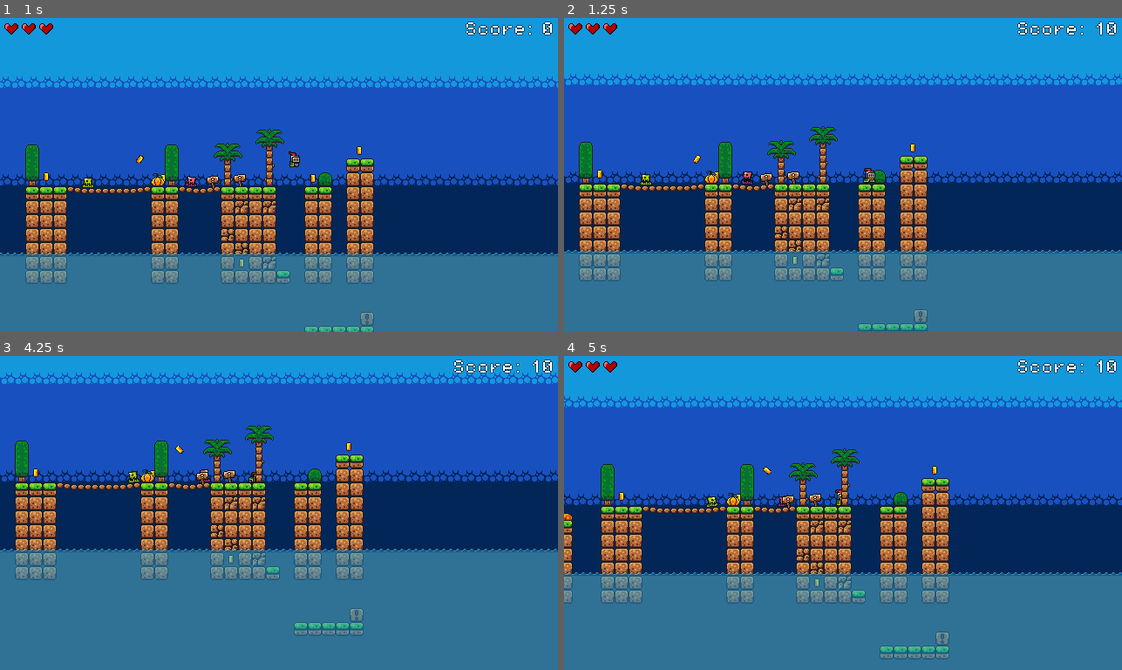
Above: before the commit, frames 1-4 (two rows, left to right).
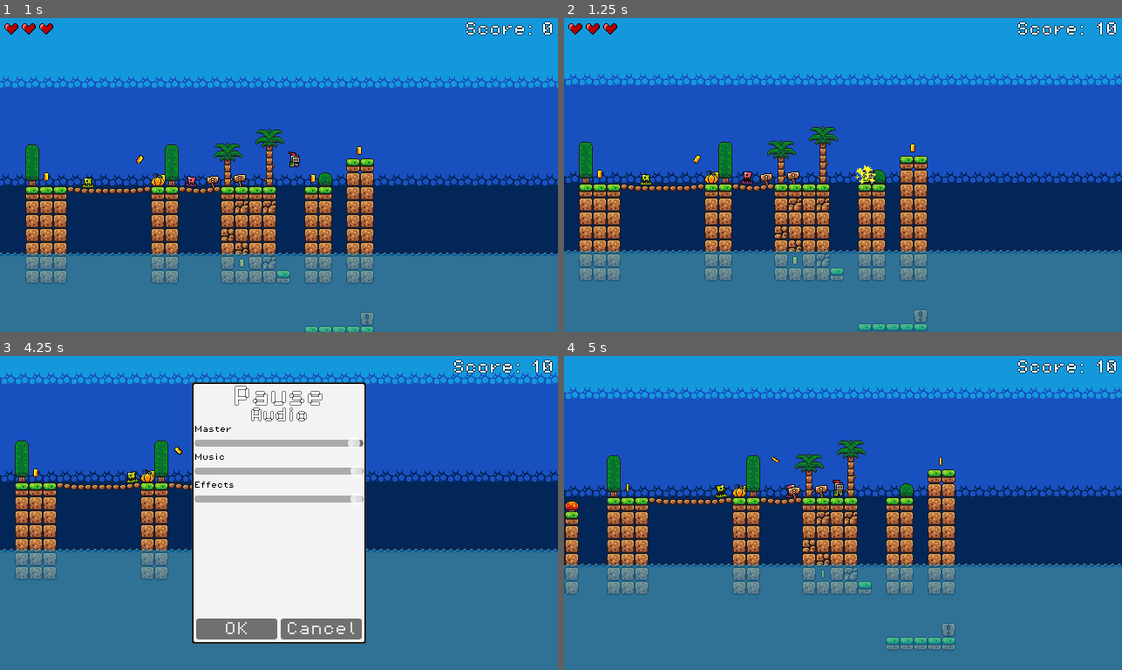
Above: after the commit, the same moments.

Repository: samikojo-tuni/Platformer2D-2026-GDScript
Game: Godot game, scene res://Scenes/Levels/level1.tscn
Same seed, same stepped clock (60 frames per second), same inputs: the game is played once before the commit and once after it. Sound files missing from this copy of the repository are replaced by a short silence.
Inputs (mouse positions are in pixels of both pictures, inside the frame that each line leads up to):
- Up to frame 1 (1 s): hold D (MoveRight) from 0.53 s (still down); tap Space (Jump) at 0.77 s
- Up to frame 2 (1.25 s): keep holding D (MoveRight)
- Up to frame 3 (4.25 s): tap Space (Jump) at 1.52, 3.02, 3.77 s; release D (MoveRight) at 2.03 s; hold A (MoveLeft) 2.03-2.78 s; hold D (MoveRight) from 2.78 s (still down); tap P (Pause, bound only after the commit) at 4.15 s
- Up to frame 4 (5 s): release D (MoveRight) at 4.25 s; click (887, 629) at 4.25 s, where only the run after the commit has a clickable "Cancel"

Frame 1 is identical in both runs. In frame 2, 0.1% of the frame differs, in the area x 52-56%, y 46-53%; in frame 3, 26%, in the area x 22-66%, y 8-92%; in frame 4, 23%.

Commit message:
Add: Sound and particle effects

Diff:
--- a/Code/Level/Coin.gd
+++ b/Code/Level/Coin.gd
@@ -1,6 +1,13 @@
 class_name Coin extends Collectable
 
+@onready var audio_stream_player_2d: AudioStreamPlayer2D = $AudioStreamPlayer2D
+@onready var gpu_particles_2d: GPUParticles2D = $GPUParticles2D
+@onready var animated_sprite_2d: AnimatedSprite2D = $AnimatedSprite2D
+
+
 @export var _score: int = 10
+
+var _effect_count = 0
 
 func collect(knight : Knight) -> bool:
 	if not super.collect(knight):
@@ -10,3 +17,30 @@
 	GameManager.add_score(_score)
 
 	return true
+
+# Overwrite the clear to prevent audio from not playing after collecting
+# the coin.
+func clear() -> void:
+	if audio_stream_player_2d == null:
+		super.clear()
+		return
+
+	# Hide the coin
+	animated_sprite_2d.hide()
+
+	if audio_stream_player_2d != null:
+		audio_stream_player_2d.play()
+		audio_stream_player_2d.finished.connect(_on_effect_finished)
+		_effect_count += 1
+
+	if gpu_particles_2d != null:
+		gpu_particles_2d.emitting = true
+		gpu_particles_2d.finished.connect(_on_effect_finished)
+		_effect_count += 1
+
+func _on_effect_finished() -> void:
+	_effect_count -= 1
+
+	# Destroy the node only when all effects have stopped playing.
+	if _effect_count <= 0:
+		queue_free()
--- a/Code/Level/Collectable.gd
+++ b/Code/Level/Collectable.gd
@@ -17,5 +17,8 @@
 
 	# Merkitse esine kerätyksi ja poista se pelimaailmasta.
 	is_collected = true
+	clear()
+	return true
+
+func clear() -> void:
 	queue_free()
-	return true
--- a/Code/Level/Level.gd
+++ b/Code/Level/Level.gd
@@ -2,6 +2,8 @@
 
 @onready var knight: Knight = $Knight
 @onready var healthbar: Healthbar = $CanvasLayer/Healthbar
+@onready var music_player: AudioStreamPlayer = $MusicPlayer
+
 
 # Ritarin aloituspiste
 var _spawn_point : Vector2 = Vector2.ZERO
@@ -14,5 +16,8 @@
 	# Aseta ritarin aloituspiste
 	_spawn_point = knight.global_position
 
+	# Toista musiikki
+	music_player.play()
+
 func respawn_knight() -> void:
 	knight.global_position = _spawn_point
--- a/Code/Systems/GameManager.gd
+++ b/Code/Systems/GameManager.gd
@@ -26,6 +26,11 @@
 	_score = max(new_score, 0)
 	# Emit a signal every time the score is updated.
 	score_changed.emit(_score)
+
+func get_scene_tree() -> SceneTree:
+	if _scene_tree == null:
+		_scene_tree = get_tree()
+	return _scene_tree
 #endregion
 
 #region Level functionality
--- /dev/null
+++ b/Code/UI/AudioControl.gd
@@ -0,0 +1,34 @@
+class_name AudioControl extends VBoxContainer
+
+@onready var bus_name_label: Label = $Label
+@onready var volume_slider: HSlider = $HSlider
+@export var audio_bus_name: StringName = ""
+
+var _bus_index : int = -1
+
+# Called when the node enters the scene tree for the first time.
+func _ready() -> void:
+	if _bus_index < 0:
+		_bus_index = AudioServer.get_bus_index(audio_bus_name);
+
+	if _bus_index < 0:
+		push_error("Can't bind audio bus with the name %s" % audio_bus_name)
+		return
+
+	# Update label
+	bus_name_label.text = audio_bus_name
+
+	# Update sliders to correct initial values
+	_update_slider()
+	volume_slider.value_changed.connect(_on_volume_changed)
+
+func _update_slider() -> void:
+	var db_volume : float = AudioServer.get_bus_volume_db(_bus_index)
+	var linear_volume : float = db_to_linear(db_volume)
+	volume_slider.value = linear_volume
+
+## linear_volume: Arvo väliltä [0,1]. O: 0%, 1: 100%
+func _on_volume_changed(linear_volume: float) -> void:
+	var db_volume : float = linear_to_db(linear_volume)
+
+	AudioServer.set_bus_volume_db(_bus_index, db_volume)
--- /dev/null
+++ b/Code/UI/PauseMenu.gd
@@ -0,0 +1,38 @@
+class_name PauseMenu extends Control
+
+var _is_open: bool = false
+
+func _ready() -> void:
+	hide()
+
+func _input(event: InputEvent) -> void:
+	if event.is_action_pressed("Pause"):
+		if _is_open:
+			close()
+		else:
+			open()
+
+func open() -> void:
+	_is_open = true
+	pause()
+	show()
+
+func close() -> void:
+	_is_open = false
+	resume()
+	hide()
+
+func pause() -> void:
+	GameManager.get_scene_tree().paused = true
+
+func resume() -> void:
+	GameManager.get_scene_tree().paused = false
+
+
+func _on_ok_pressed() -> void:
+	# TODO: Tallenna asetukset
+	close()
+
+
+func _on_cancel_pressed() -> void:
+	close()
--- a/Scenes/Characters/Knight.tscn
+++ b/Scenes/Characters/Knight.tscn
@@ -341,4 +341,7 @@
 
 [node name="DamageTimer" type="Timer" parent="."]
 
+[node name="AudioListener2D" type="AudioListener2D" parent="."]
+current = true
+
 [connection signal="health_changed" from="Health" to="." method="_on_health_changed"]
--- a/Scenes/Levels/LevelObjects/coin.tscn
+++ b/Scenes/Levels/LevelObjects/coin.tscn
@@ -1,7 +1,9 @@
-[gd_scene load_steps=17 format=3 uid="uid://chv0cnt1a11yb"]
+[gd_scene load_steps=22 format=3 uid="uid://chv0cnt1a11yb"]
 
 [ext_resource type="Script" uid="uid://dbr0n41alx4vt" path="res://Code/Level/Coin.gd" id="1_3fgmv"]
 [ext_resource type="Texture2D" uid="uid://shf5lkf8lm04" path="res://Art/sprites/coin.png" id="1_4e80h"]
+[ext_resource type="AudioStream" uid="uid://cfc1p5mvp2tv4" path="res://Audio/sounds/coin.wav" id="3_dkelk"]
+[ext_resource type="Texture2D" uid="uid://bb5fgreed1iti" path="res://Art/sprites/star.png" id="4_pdgku"]
 
 [sub_resource type="CircleShape2D" id="CircleShape2D_3fgmv"]
 radius = 5.0
@@ -98,6 +100,29 @@
 "speed": 8.0
 }]
 
+[sub_resource type="Gradient" id="Gradient_bcx5b"]
+offsets = PackedFloat32Array(0, 0.625, 1)
+colors = PackedColorArray(1, 1, 0, 1, 1, 1, 0.7708333, 1, 1, 1, 1, 0)
+
+[sub_resource type="GradientTexture1D" id="GradientTexture1D_b8fmg"]
+gradient = SubResource("Gradient_bcx5b")
+
+[sub_resource type="ParticleProcessMaterial" id="ParticleProcessMaterial_japgy"]
+particle_flag_disable_z = true
+emission_shape = 2
+emission_sphere_radius = 10.0
+angle_min = -179.99998
+angle_max = 180.00002
+direction = Vector3(0, 0, 0)
+spread = 180.0
+initial_velocity_max = 15.0
+angular_velocity_min = -45.000015
+angular_velocity_max = 44.999985
+gravity = Vector3(0, 0, 0)
+scale_min = 0.19999999
+scale_max = 0.59999996
+color_ramp = SubResource("GradientTexture1D_b8fmg")
+
 [node name="Coin" type="Area2D"]
 script = ExtResource("1_3fgmv")
 
@@ -109,4 +134,17 @@
 autoplay = "default"
 frame_progress = 0.7139085
 
+[node name="AudioStreamPlayer2D" type="AudioStreamPlayer2D" parent="."]
+stream = ExtResource("3_dkelk")
+bus = &"Effects"
+
+[node name="GPUParticles2D" type="GPUParticles2D" parent="."]
+emitting = false
+amount = 20
+texture = ExtResource("4_pdgku")
+lifetime = 0.5
+one_shot = true
+explosiveness = 1.0
+process_material = SubResource("ParticleProcessMaterial_japgy")
+
 [connection signal="body_entered" from="." to="." method="_on_body_entered"]
--- a/Scenes/Levels/level1.tscn
+++ b/Scenes/Levels/level1.tscn
@@ -14,6 +14,7 @@
 [ext_resource type="PackedScene" uid="uid://dnofut7wu4b8p" path="res://Scenes/Levels/KillZone.tscn" id="12_4f2fw"]
 [ext_resource type="Script" uid="uid://cse25a3ichqv5" path="res://Code/Level/Mushroom.gd" id="13_8r8ce"]
 [ext_resource type="PackedScene" uid="uid://ci1kxdqp42dgw" path="res://Scenes/Levels/Tutorials/Tutorial.tscn" id="14_nqasx"]
+[ext_resource type="AudioStream" uid="uid://jmd76wo8vm0j" path="res://Audio/music/time_for_adventure.mp3" id="15_ryjqc"]
 
 [sub_resource type="TileSetAtlasSource" id="TileSetAtlasSource_c0r4e"]
 texture = ExtResource("4_0xrym")
@@ -335,6 +336,11 @@
 [node name="Label" parent="Tutorials/Tutorial2/Control/NinePatchRect" index="0"]
 text = "Varo vihollista! Osuma sattuu!"
 
+[node name="MusicPlayer" type="AudioStreamPlayer" parent="."]
+process_mode = 3
+stream = ExtResource("15_ryjqc")
+bus = &"Music"
+
 [connection signal="body_entered" from="Goal" to="Goal" method="_on_body_entered"]
 [connection signal="body_entered" from="Path2D/PathFollower/Mushroom" to="Path2D/PathFollower/Mushroom" method="_on_body_entered"]
 
--- /dev/null
+++ b/Scenes/UI/AudioControl.tscn
@@ -0,0 +1,18 @@
+[gd_scene load_steps=2 format=3 uid="uid://b36x1hpr1afpb"]
+
+[ext_resource type="Script" uid="uid://bh46qph2xnxce" path="res://Code/UI/AudioControl.gd" id="1_3axt6"]
+
+[node name="AudioControl" type="VBoxContainer"]
+custom_minimum_size = Vector2(0, 20)
+script = ExtResource("1_3axt6")
+
+[node name="Label" type="Label" parent="."]
+layout_mode = 2
+theme_override_colors/font_color = Color(0, 0, 0, 1)
+theme_override_font_sizes/font_size = 8
+text = "Master"
+
+[node name="HSlider" type="HSlider" parent="."]
+layout_mode = 2
+max_value = 1.0
+step = 0.0
--- a/Scenes/UI/MainUI.tscn
+++ b/Scenes/UI/MainUI.tscn
@@ -1,9 +1,12 @@
-[gd_scene load_steps=3 format=3 uid="uid://csw86484h6vjr"]
+[gd_scene load_steps=6 format=3 uid="uid://csw86484h6vjr"]
 
 [ext_resource type="PackedScene" uid="uid://cpr4wvwpkjrlg" path="res://Scenes/UI/Healthbar.tscn" id="1_58co4"]
 [ext_resource type="Script" uid="uid://dsk0t8yn4stol" path="res://Code/UI/Score.gd" id="2_52ctl"]
+[ext_resource type="Script" uid="uid://d0glpg31ace4n" path="res://Code/UI/PauseMenu.gd" id="3_upwrp"]
+[ext_resource type="Texture2D" uid="uid://b3lmwbllvc4uu" path="res://Art/sprites/ui-border.png" id="3_yftfo"]
+[ext_resource type="PackedScene" uid="uid://b36x1hpr1afpb" path="res://Scenes/UI/AudioControl.tscn" id="4_upwrp"]
 
-[node name="CanvasLayer" type="CanvasLayer"]
+[node name="MainUI" type="CanvasLayer"]
 
 [node name="Healthbar" parent="." instance=ExtResource("1_58co4")]
 
@@ -21,3 +24,101 @@
 text = "Score: xxxxxxx"
 horizontal_alignment = 2
 script = ExtResource("2_52ctl")
+
+[node name="PauseMenu" type="Control" parent="."]
+process_mode = 3
+layout_mode = 3
+anchors_preset = 8
+anchor_left = 0.5
+anchor_top = 0.5
+anchor_right = 0.5
+anchor_bottom = 0.5
+offset_left = -100.0
+offset_top = -150.0
+offset_right = 100.0
+offset_bottom = 150.0
+grow_horizontal = 2
+grow_vertical = 2
+script = ExtResource("3_upwrp")
+
+[node name="Background" type="NinePatchRect" parent="PauseMenu"]
+layout_mode = 1
+anchors_preset = 15
+anchor_right = 1.0
+anchor_bottom = 1.0
+grow_horizontal = 2
+grow_vertical = 2
+texture = ExtResource("3_yftfo")
+patch_margin_left = 3
+patch_margin_top = 3
+patch_margin_right = 3
+patch_margin_bottom = 3
+
+[node name="Headline" type="Label" parent="PauseMenu/Background"]
+layout_mode = 1
+anchors_preset = 10
+anchor_right = 1.0
+offset_left = 3.0
+offset_top = 5.0
+offset_right = -3.0
+offset_bottom = 29.0
+grow_horizontal = 2
+theme_override_constants/outline_size = 2
+theme_override_font_sizes/font_size = 24
+text = "Pause"
+horizontal_alignment = 1
+
+[node name="AudioControls" type="VBoxContainer" parent="PauseMenu/Background"]
+custom_minimum_size = Vector2(0, 30)
+layout_mode = 1
+anchors_preset = 10
+anchor_right = 1.0
+offset_left = 3.0
+offset_top = 30.0
+offset_right = -3.0
+offset_bottom = 60.000027
+grow_horizontal = 2
+
+[node name="AudioHeadline" type="Label" parent="PauseMenu/Background/AudioControls"]
+layout_mode = 2
+theme_override_constants/outline_size = 2
+text = "Audio"
+horizontal_alignment = 1
+
+[node name="MasterAudioControl" parent="PauseMenu/Background/AudioControls" instance=ExtResource("4_upwrp")]
+layout_mode = 2
+audio_bus_name = &"Master"
+
+[node name="MusicAudioControl" parent="PauseMenu/Background/AudioControls" instance=ExtResource("4_upwrp")]
+layout_mode = 2
+audio_bus_name = &"Music"
+
+[node name="EffectsAudioControl" parent="PauseMenu/Background/AudioControls" instance=ExtResource("4_upwrp")]
+layout_mode = 2
+audio_bus_name = &"Effects"
+
+[node name="Buttons" type="HBoxContainer" parent="PauseMenu/Background"]
+layout_mode = 1
+anchors_preset = 12
+anchor_top = 1.0
+anchor_right = 1.0
+anchor_bottom = 1.0
+offset_left = 5.0
+offset_top = -29.0
+offset_right = -5.0
+offset_bottom = -5.0
+grow_horizontal = 2
+grow_vertical = 0
+
+[node name="OK" type="Button" parent="PauseMenu/Background/Buttons"]
+layout_mode = 2
+size_flags_horizontal = 3
+text = "OK"
+
+[node name="Cancel" type="Button" parent="PauseMenu/Background/Buttons"]
+layout_mode = 2
+size_flags_horizontal = 3
+text = "Cancel"
+
+[connection signal="pressed" from="PauseMenu/Background/Buttons/OK" to="PauseMenu" method="_on_ok_pressed"]
+[connection signal="pressed" from="PauseMenu/Background/Buttons/Cancel" to="PauseMenu" method="_on_cancel_pressed"]
--- /dev/null
+++ b/default_bus_layout.tres
@@ -0,0 +1,28 @@
+[gd_resource type="AudioBusLayout" load_steps=3 format=3 uid="uid://bu36p8nf3njps"]
+
+[sub_resource type="AudioEffectHighPassFilter" id="AudioEffectHighPassFilter_j3pel"]
+resource_name = "HighPassFilter"
+cutoff_hz = 20.0
+
+[sub_resource type="AudioEffectLowPassFilter" id="AudioEffectLowPassFilter_j3pel"]
+resource_name = "LowPassFilter"
+cutoff_hz = 20500.0
+
+[resource]
+bus/0/volume_db = -0.13049698
+bus/0/effect/0/effect = SubResource("AudioEffectHighPassFilter_j3pel")
+bus/0/effect/0/enabled = true
+bus/0/effect/1/effect = SubResource("AudioEffectLowPassFilter_j3pel")
+bus/0/effect/1/enabled = true
+bus/1/name = &"Music"
+bus/1/solo = false
+bus/1/mute = false
+bus/1/bypass_fx = false
+bus/1/volume_db = 0.0
+bus/1/send = &"Master"
+bus/2/name = &"Effects"
+bus/2/solo = false
+bus/2/mute = false
+bus/2/bypass_fx = false
+bus/2/volume_db = 0.0
+bus/2/send = &"Master"
--- a/project.godot
+++ b/project.godot
@@ -63,6 +63,11 @@
 , Object(InputEventJoypadButton,"resource_local_to_scene":false,"resource_name":"","device":-1,"button_index":0,"pressure":0.0,"pressed":false,"script":null)
 ]
 }
+Pause={
+"deadzone": 0.2,
+"events": [Object(InputEventKey,"resource_local_to_scene":false,"resource_name":"","device":-1,"window_id":0,"alt_pressed":false,"shift_pressed":false,"ctrl_pressed":false,"meta_pressed":false,"pressed":false,"keycode":0,"physical_keycode":80,"key_label":0,"unicode":112,"location":0,"echo":false,"script":null)
+]
+}
 
 [rendering]
 
Not shown, changed: Audio/music/time_for_adventure.mp3.import
Not shown, added: Code/UI/AudioControl.gd.uid
Not shown, added: Code/UI/PauseMenu.gd.uid
Not shown: 1 places in Scenes/Levels/level1.tscn that only renumber resources
